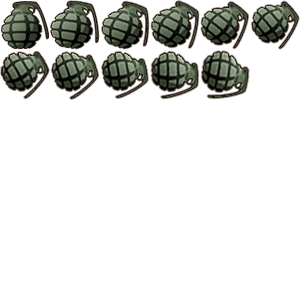
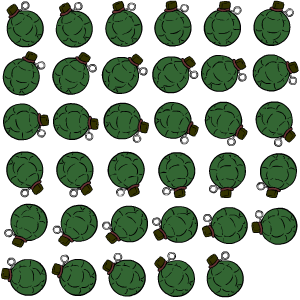
Comparing the layer stacks of the two 300×300 images. Changes:
removed layer "Capa 12" over box(200, 50, 250, 100)
removed layer "Capa 11" over box(150, 50, 200, 100)
removed layer "Capa 10" over box(101, 50, 149, 100)
removed layer "Capa 9" over box(50, 51, 100, 100)
removed layer "Capa 8" over box(0, 50, 50, 100)
removed layer "Capa 7" over box(250, 0, 300, 50)
removed layer "Capa 6" over box(200, 0, 250, 50)
removed layer "Capa 5" over box(150, 0, 200, 49)
removed layer "Capa 4" over box(101, 0, 150, 50)
removed layer "Capa 3" over box(50, 0, 100, 50)
removed layer "Capa 2" over box(1, 1, 49, 49)
added layer "granada0034" above "granada0033" over box(154, 252, 195, 297)
added layer "granada0033" above "granada0032" over box(102, 253, 146, 297)
added layer "granada0032" above "granada0031" over box(51, 254, 97, 296)
added layer "granada0026" above "granada0025" over box(52, 204, 98, 247)
added layer "granada0025" above "granada0024" over box(4, 203, 48, 248)
added layer "granada0018" above "granada0017" over box(255, 101, 296, 147)
added layer "granada0017" above "granada0016" over box(204, 101, 248, 146)
added layer "granada0016" above "granada0015" over box(154, 102, 199, 145)
added layer "granada0015" above "granada0014" over box(103, 102, 149, 143)
added layer "granada0009" above "granada0008" over box(101, 53, 148, 94)
added layer "granada0008" above "granada0007" over box(52, 52, 97, 95)
added layer "granada0007" above "granada0006" over box(2, 51, 46, 96)
added layer "granada0006" above "granada0005" over box(253, 0, 294, 46)
…and 22 more changes (22 added)
